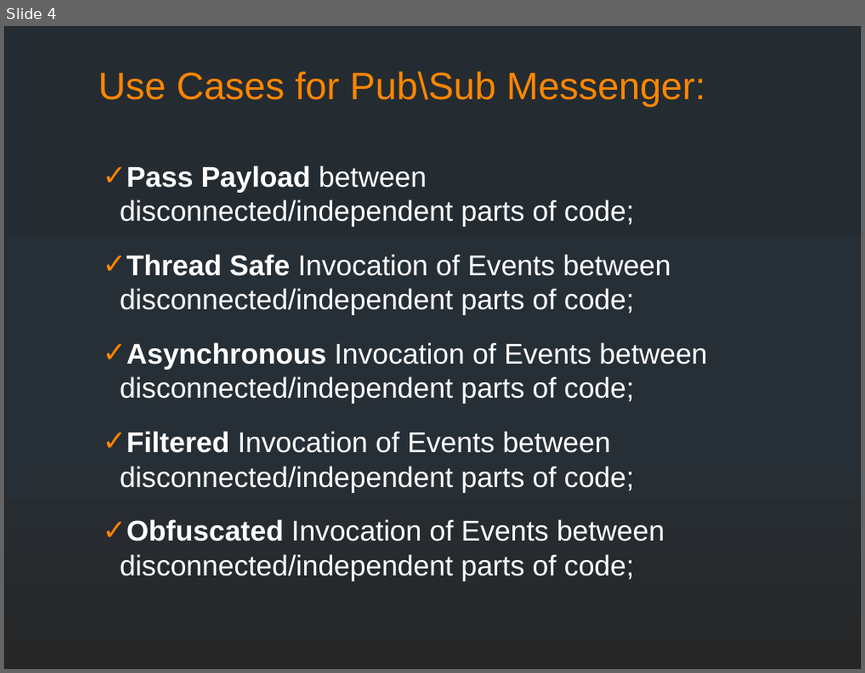
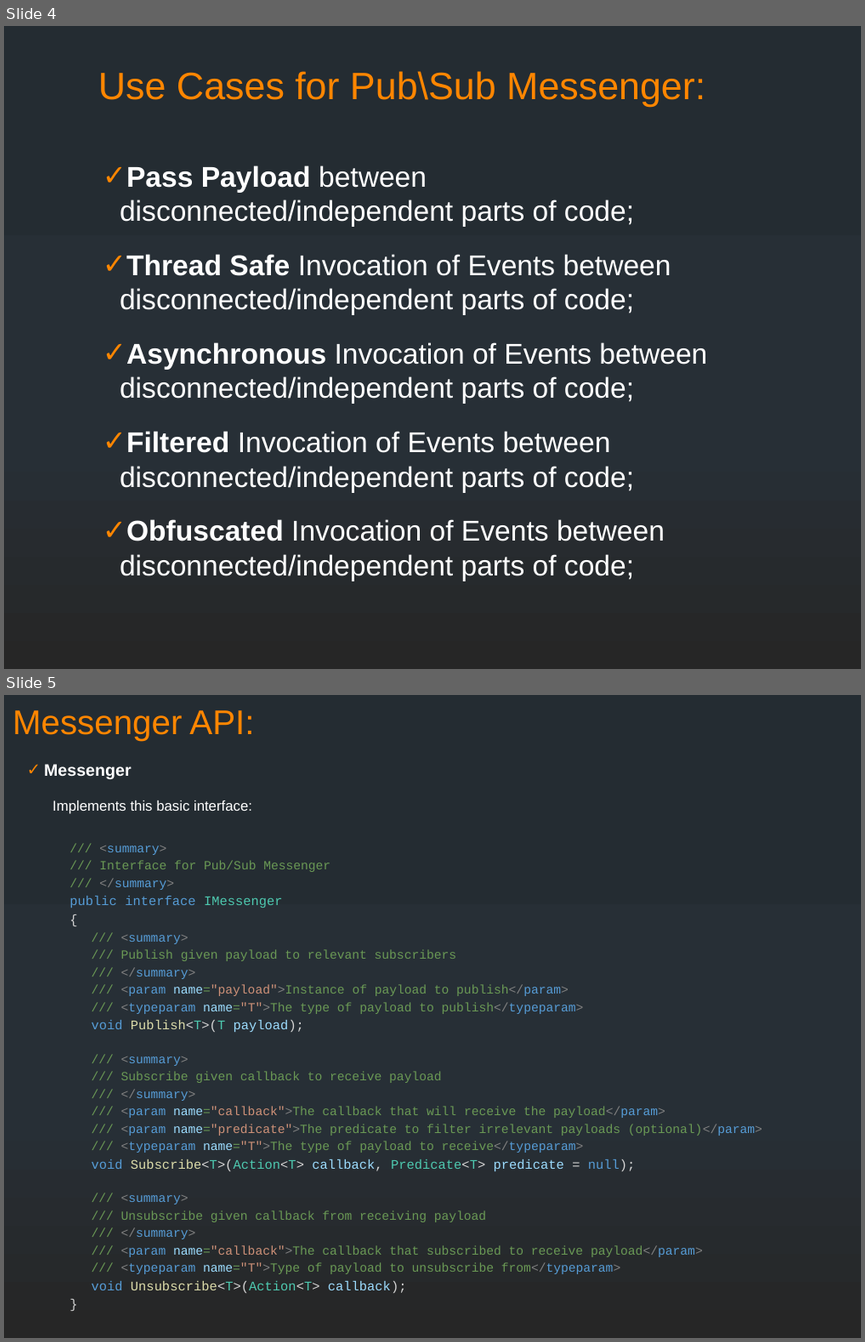
Before and after one commit to supermax/pubsub, a slide deck: docs/PubSub Messenger.pptx. Shown one above the other, each under a label of ours: slide 4 before the commit, slides 4 and 5 after it. The pictures are 865x673 and 865x1342 pixels, drawn with LibreOffice and Linux fonts; fonts in the diff are those of the drawing. Boxes give left, top, right and bottom in pixels: in the first picture for what was removed or moved away, otherwise in the second. Text is boxed around its words. In the diff, an @@ line names an element or a change of style, - is before the commit and + after.

```diff
--- a/docs/PubSub Messenger.pptx
+++ b/docs/PubSub Messenger.pptx
@@ slide 5 added at bbox=[4, 695, 861, 1338], background gradient #242C33 to #273037 to #262626 @@
@@ title added at bbox=[12, 710, 254, 741], 28.8 pt, text #FF8600 @@
+Messenger API:
@@ text added at bbox=[44, 764, 762, 1293], 10.5 pt, text #6A9955 @@
+✓ Messenger
+  Implements this basic interface:
+    /// <summary>
+    /// Interface for Pub/Sub Messenger
+    /// </summary>
+    public interface IMessenger
+    {
+      /// <summary>
+      /// Publish given payload to relevant subscribers
+      /// </summary>
+      /// <param name="payload">Instance of payload to publish</param>
+      /// <typeparam name="T">The type of payload to publish</typeparam>
+      void Publish<T>(T payload);
+      /// <summary>
+      /// Subscribe given callback to receive payload
+      /// </summary>
+      /// <param name="callback">The callback that will receive the payload</param>
+      /// <param name="predicate">The predicate to filter irrelevant payloads (optional)</param>
+      /// <typeparam name="T">The type of payload to receive</typeparam>
+      void Subscribe<T>(Action<T> callback, Predicate<T> predicate = null);
+      /// <summary>
+      /// Unsubscribe given callback from receiving payload
+      /// </summary>
+      /// <param name="callback">The callback that subscribed to receive payload</param>
+      /// <typeparam name="T">Type of payload to unsubscribe from</typeparam>
+      void Unsubscribe<T>(Action<T> callback);
+    }
```
Also in this commit, not shown: 1 slide changed, 3 other slides added, 1 slide removed, 2 other files.
